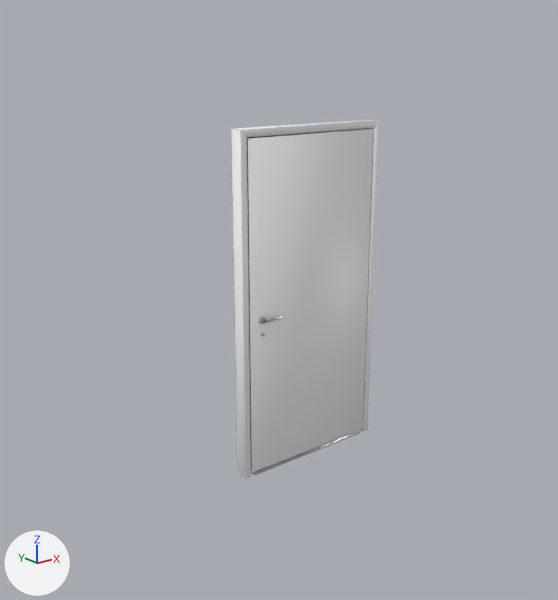
The glTF model haustuer.glb as it was, and as the next commit left it.
The view is the same before and after, from a camera (50 mm lens) standing at (-3.14, -3.62, 2.58) and looking at (-0.24, 0.0, 1.13). The axes (+X, +Y, +Z) are drawn at lower left. The lights are the same throughout. The picture after the commit comes second. Where no turn or scale is listed for an object, it has been applied to the vertices.

The first picture shows 'Rahmen_links', 'Rahmen_oben', 'Rahmen_rechts', 'Tuerblatt' and 2 more.
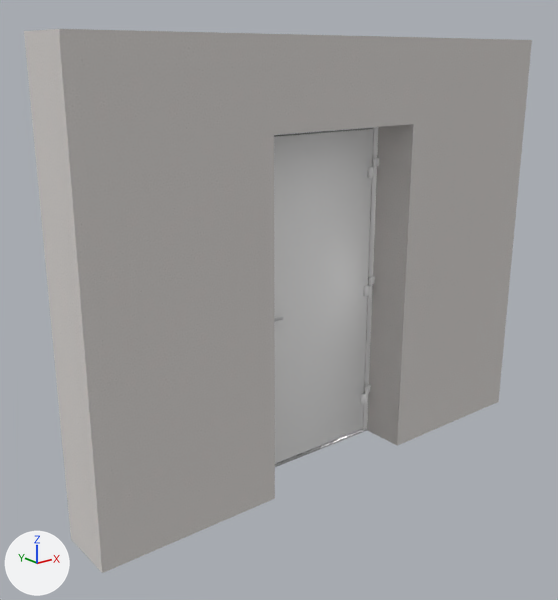
Changed parts and their boxes [x1, y1, x2, y2] in the pictures (558 x 600 px):
'Wand', added
    after: [24, 29, 532, 573]
'Rahmen_links', deleted
    before: [231, 129, 251, 479]
'Rahmen_rechts', deleted
    before: [361, 121, 379, 432]
'Rahmen', added (mostly hidden)
    after: [276, 127, 379, 429]
'Rahmen_oben', deleted
    before: [235, 120, 379, 138]

The edits, one by one:
Picture 'white_stucco_arm_512' (img_white_stucco_arm_512) is new.
Picture 'white_stucco_nor_gl_512' (img_white_stucco_nor_gl_512) is new.
Picture 'white_stucco_Diffuse_512' (img_white_stucco_diffuse_512) is new.
Picture 'beige_wall_002_Diffuse_grau' (img_beige_wall_002_diffuse_grau) is new.
Picture 'beige_wall_002_arm' (img_beige_wall_002_arm) is new.
Picture 'beige_wall_002_nor_gl' (img_beige_wall_002_nor_gl) is new.
Material 'Wand_innen' (mat_wand_innen) is new.
Uses the picture img_white_stucco_arm_512.
Uses the picture img_white_stucco_diffuse_512.
Uses the picture img_white_stucco_nor_gl_512.
Material 'Wand_aussen' (mat_wand_aussen) is new.
Uses the picture img_beige_wall_002_arm.
Uses the picture img_beige_wall_002_diffuse_grau.
Uses the picture img_beige_wall_002_nor_gl.
Mesh me_wand is new.
It has 24 vertices, 44 faces and spans x -1.7..1.7, y -0.34..0.05, z 0.0..2.7.
Faces by material slot: [32, 12].
It uses material mat_wand_innen.
It uses material mat_wand_aussen.
Mesh me_rahmen is new.
It has 224 vertices, 444 faces and spans x -0.55..0.55, y -0.04..0.04, z -1.08..1.1.
Faces by material slot: [266, 178].
It uses material mat_alu_anthrazit (grey #6f7376).
It uses material mat_alu_weiss (white #f7f7f7).
Object 'Rahmen_links' (ob_rahmen_links) is deleted.
Object 'Rahmen_oben' (ob_rahmen_oben) is deleted.
Object 'Rahmen_rechts' (ob_rahmen_rechts) is deleted.
Object 'Wand' (ob_wand) is new; it shows me_wand.
Its location is (0.0, 0.0, 0.0).
Object 'Rahmen' (ob_rahmen) is new; it shows me_rahmen.
Its location is (0.0, 0.0, 1.1).
